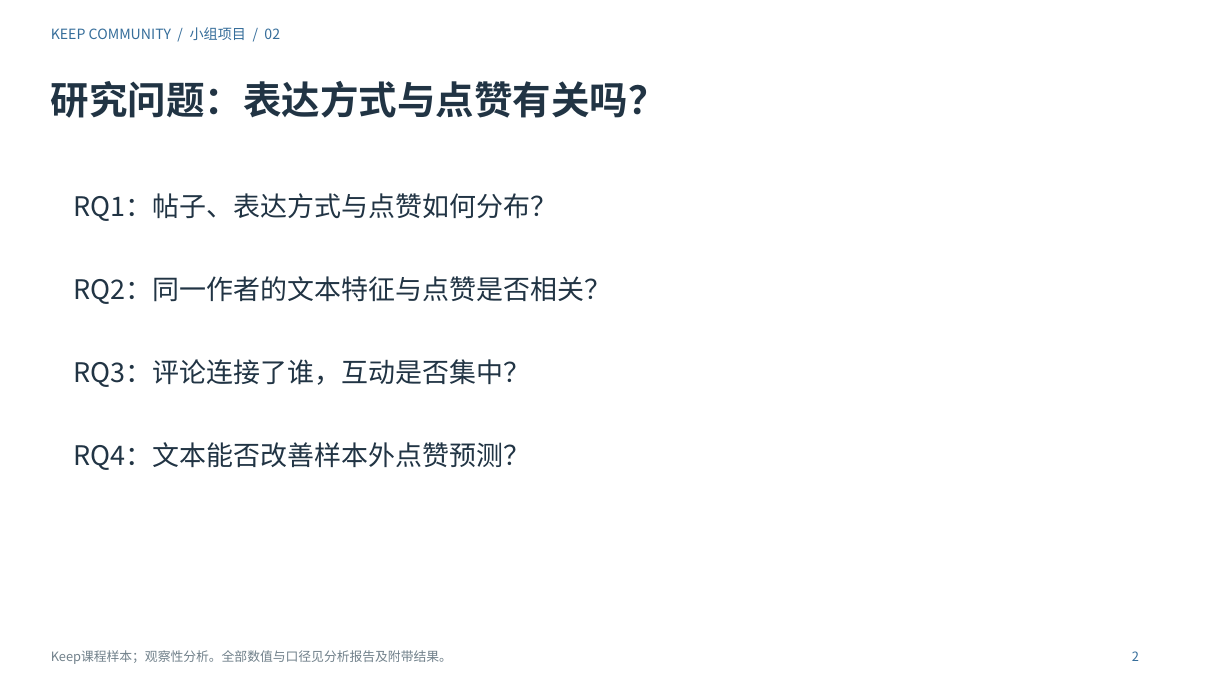
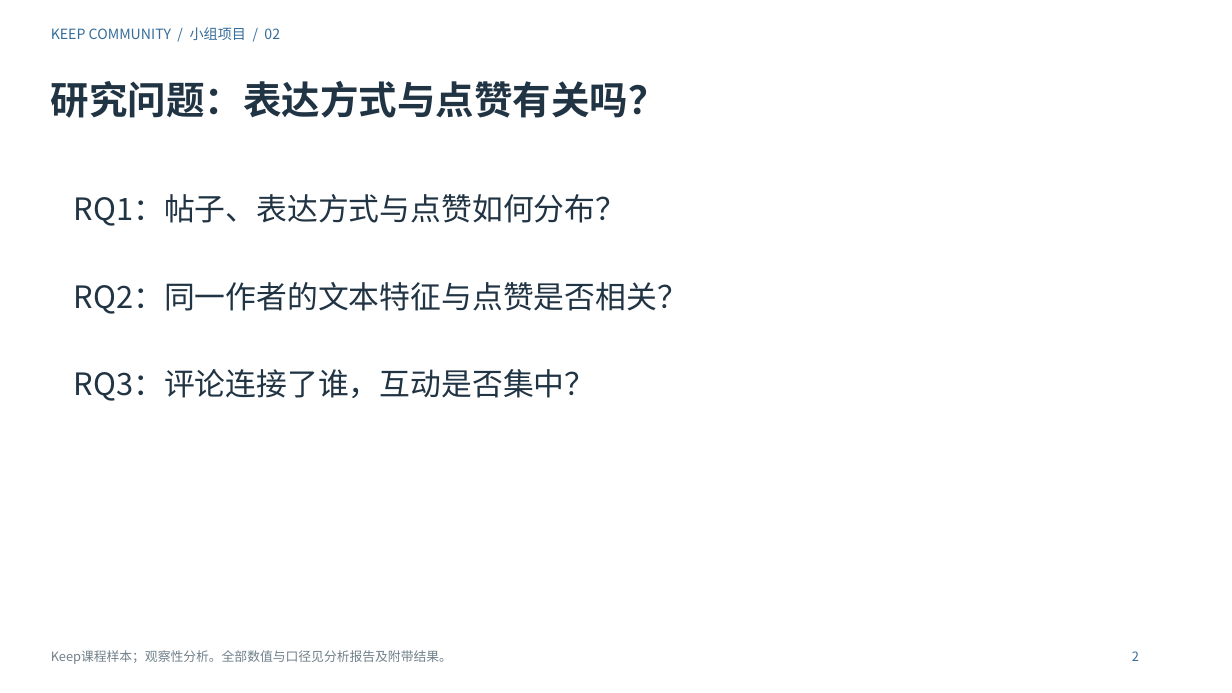
Before and after one commit to Charlie-ChenLin/keep-community-analysis, a slide deck: slide 2 of 演示文稿.pptx. Drawn at 1232x693 pixels with LibreOffice and Linux fonts; fonts in the diff are those of the drawing. Boxes give left, top, right and bottom in pixels: in the first picture for what was removed or moved away, otherwise in the second. Text is boxed around its words. In the diff, an @@ line names an element or a change of style, - is before the commit and + after.

```diff
--- a/演示文稿.pptx
+++ b/演示文稿.pptx
@@ text "RQ1：帖子、表达方式与点赞如何分布？" at <box>74,194,688,401</box>: size 21 to 24 pt @@
@@ text at <box>74,442,530,470</box>: paragraph removed @@
-RQ4：文本能否改善样本外点赞预测？
```
Also in this commit, not shown: 7 other slides changed, 2 slides removed, 31 other files.
